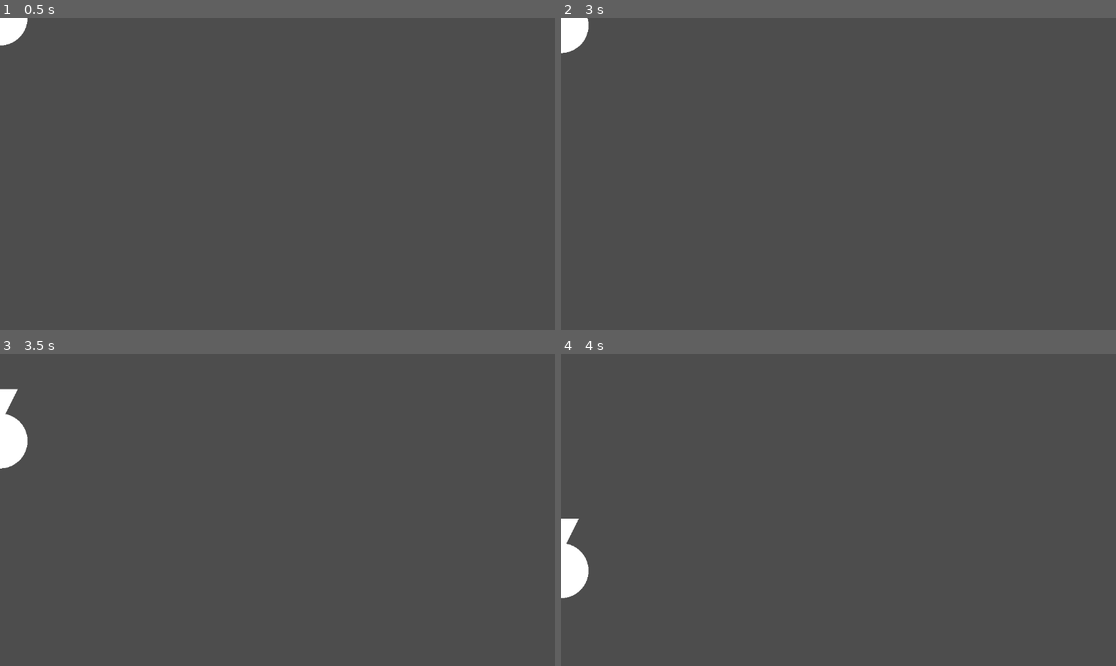
Above: before the commit, frames 1-4 (two rows, left to right).
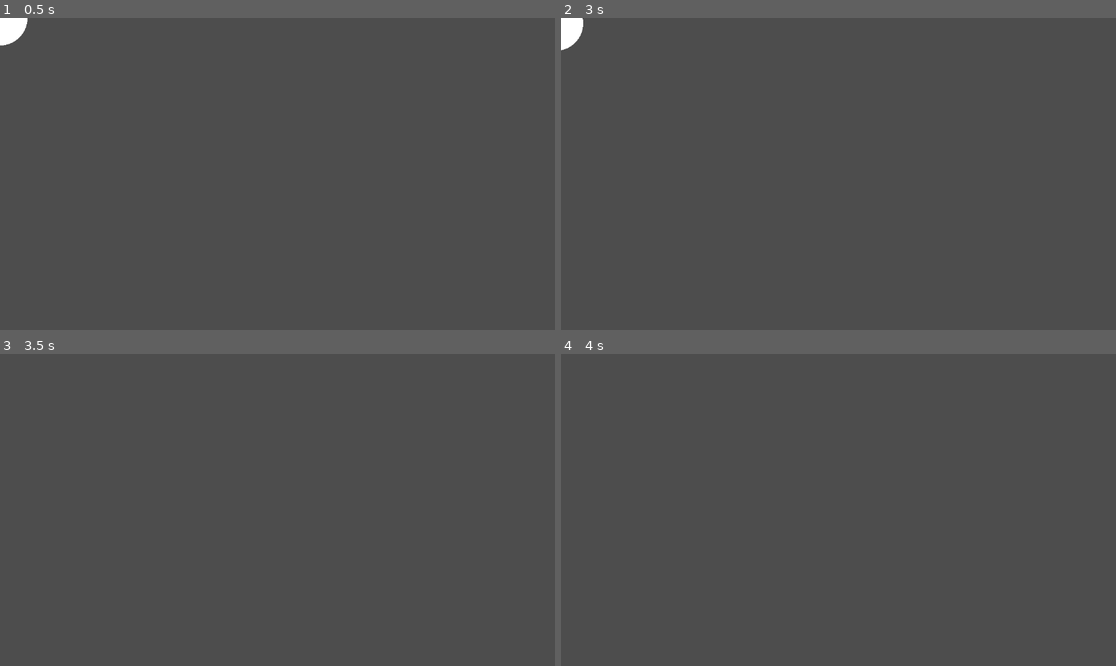
Above: after the commit, the same moments.

Repository: Leeway001Write/melonJam6
Game: Godot game, scene res://Levels/world.tscn
Same seed, same stepped clock (60 frames per second), same inputs: the game is played once before the commit and once after it.
Inputs:
- Up to frame 1 (0.5 s): no input
- Up to frame 2 (3 s): tap Enter at 0.5, 2 s; hold D (right) 0.53-1.28 s; tap Space at 1.25, 2.75 s; hold A (left) 1.28-2.03 s; hold D (right) 2.03-2.78 s; hold W (forward) from 2.78 s (still down)
- Up to frame 3 (3.5 s): keep holding W (forward)
- Up to frame 4 (4 s): release W (forward) at 3.53 s; hold A (left) from 3.53 s (still down)

Frame 1 is identical in both runs. In frame 2, 0.1% of the frame differs, in the area x 0-6%, y 0-12%; in frame 3, 0.9%, in the area x 0-6%, y 11-37%; in frame 4, 0.9%.

Commit message:
It turns

Diff:
--- a/escape-from-greenland/Prefabs/ship.tscn
+++ b/escape-from-greenland/Prefabs/ship.tscn
@@ -9,6 +9,7 @@
 
 [node name="Ship" type="CharacterBody2D"]
 script = ExtResource("1_ba1si")
+turn_speed = 1.0
 
 [node name="MeshInstance2D" type="MeshInstance2D" parent="."]
 scale = Vector2(114.22, 114.22)
--- a/escape-from-greenland/Scripts/ship.gd
+++ b/escape-from-greenland/Scripts/ship.gd
@@ -1,4 +1,6 @@
 extends CharacterBody2D
+
+@export var turn_speed: float = 0
 
 var speed:float = 0
 
@@ -10,4 +12,8 @@
 
 	var dir = Vector2($ForwardPos.global_position - global_position).normalized()
 	velocity = dir * speed
+
+	var turnAxis = Input.get_axis("left", "right")
+	rotate(deg_to_rad(turn_speed * turnAxis))
+
 	move_and_slide()
